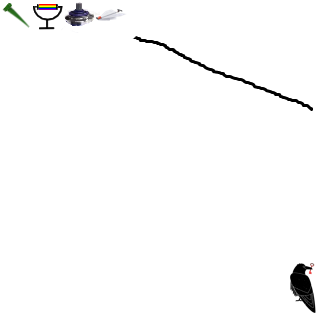
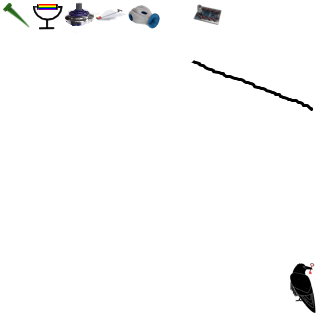
Two versions of the same layered image (320px x 320px). Layer-by-layer changes:
added layer "Gadget 35" above "Malebene 36(eingefügt)" over [184,4,222,63]
added layer "Malebene 36(eingefügt)" above "Gadget 32" over [128,5,197,49]
painted on "Gadget 4" over [128,5,185,59]
painted on "Hintergrund" over [128,4,222,63]
